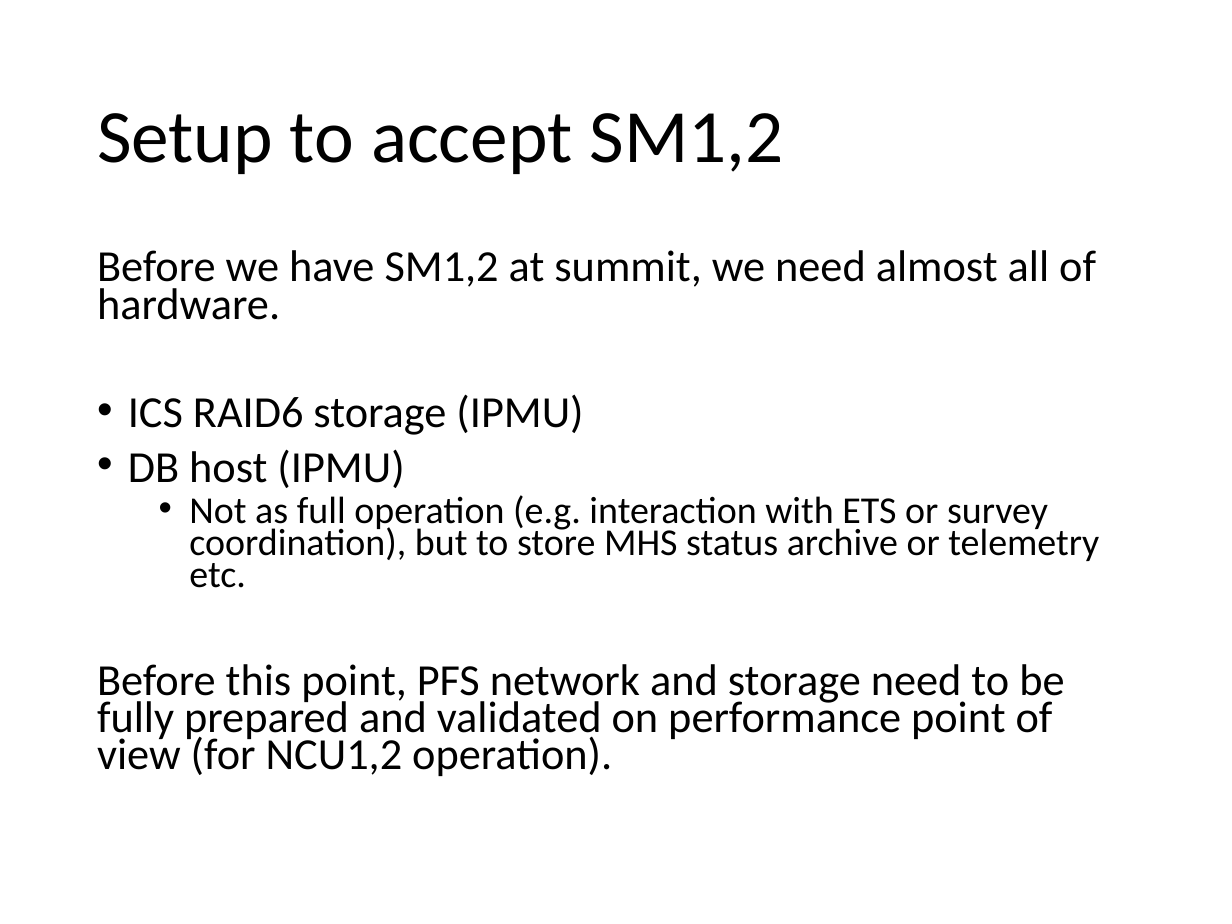
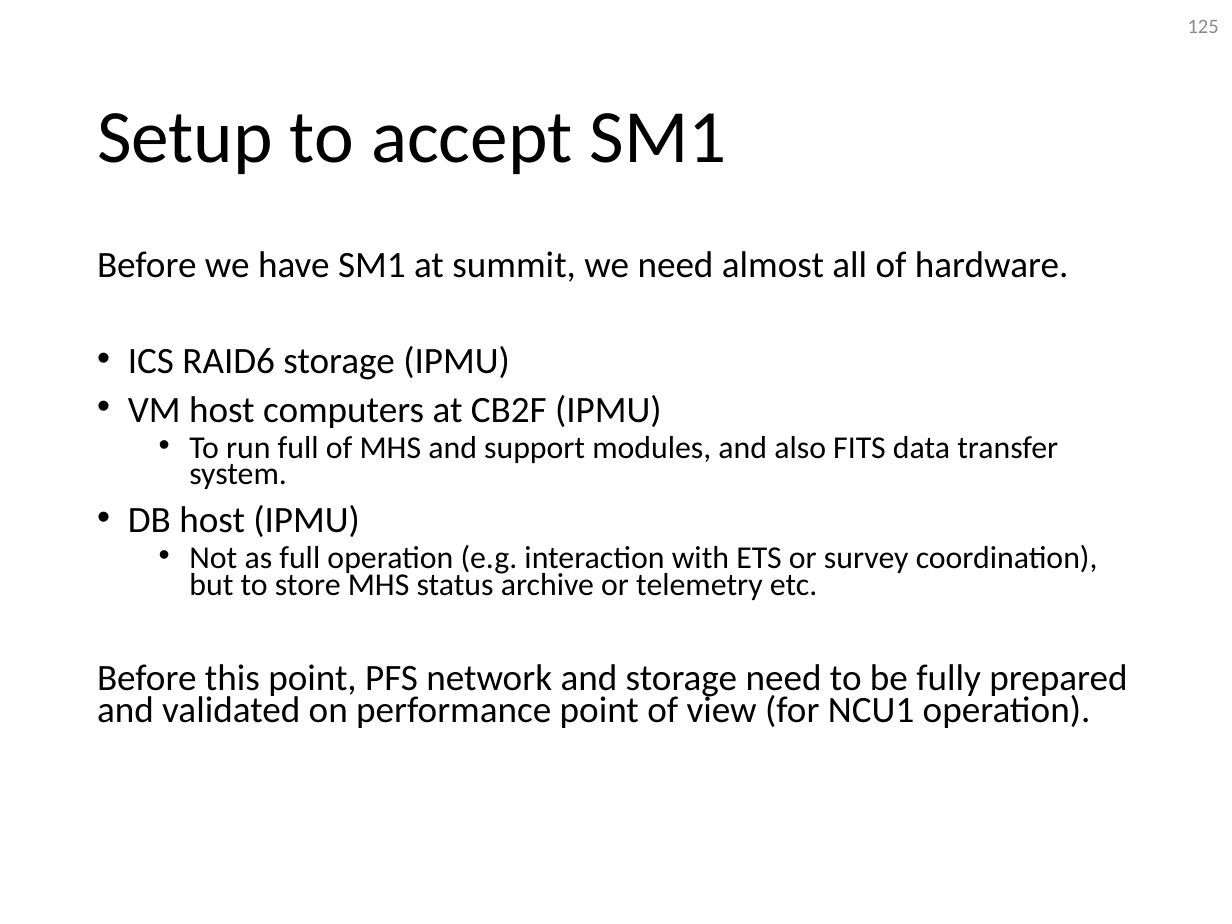
Before and after one commit to Subaru-PFS/ics_doc, a slide deck: slide 125 of SSN-00029.pptx (slide 101 before the commit). Drawn at 1232x924 pixels with LibreOffice and Linux fonts; fonts in the diff are those of the drawing. Boxes give left, top, right and bottom in pixels: in the first picture for what was removed or moved away, otherwise in the second. Text is boxed around its words. In the diff, an @@ line names an element or a change of style, - is before the commit and + after.

Commit message:
* Reorganized sections * Added draft text to all review sections

```diff
--- a/SSN-00029.pptx
+++ b/SSN-00029.pptx
@@ page number added at (1188, 20, 1219, 33), 12 pt, text #8C8C8C @@
+125
@@ title at (97, 113, 726, 174): text changed @@
-Setup to accept SM1,2
+Setup to accept SM1
@@ text at (97, 251, 1069, 282): text changed; size 25.9 to 21.7 pt @@
-Before we have SM1,2 at summit, we need almost all of hardware.
+Before we have SM1 at summit, we need almost all of hardware.
@@ text at (128, 346, 1098, 600): size 25.9 to 21.7 pt in "ICS RAID6 storage (IPMU)", "DB host (IPMU)"; size 22.2 to 18.6 pt in "Not as full operation (e.g. interaction with ..." @@
@@ text at (128, 395, 1058, 489): paragraphs added @@
+• VM host computers at CB2F (IPMU)
+  • To run full of MHS and support modules, and also FITS data transfer system.
@@ text at (97, 664, 1127, 728): text changed; size 25.9 to 21.7 pt @@
-Before this point, PFS network and storage need to be fully prepared and validated on performance point of view (for NCU1,2 operation).
+Before this point, PFS network and storage need to be fully prepared and validated on performance point of view (for NCU1 operation).
```
Also in this commit, not shown: 101 other slides changed, 28 slides added, 15 slides removed.
